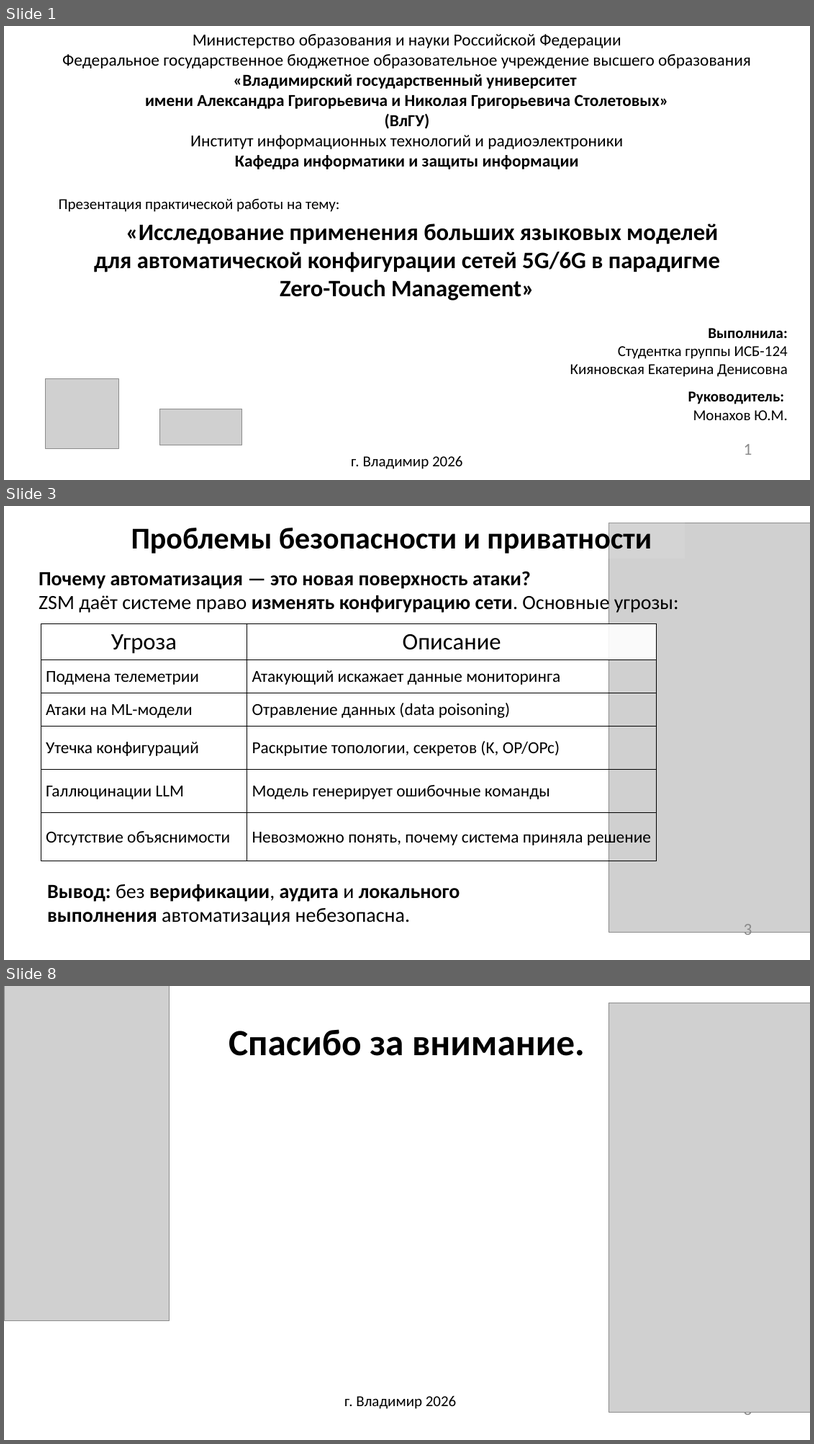
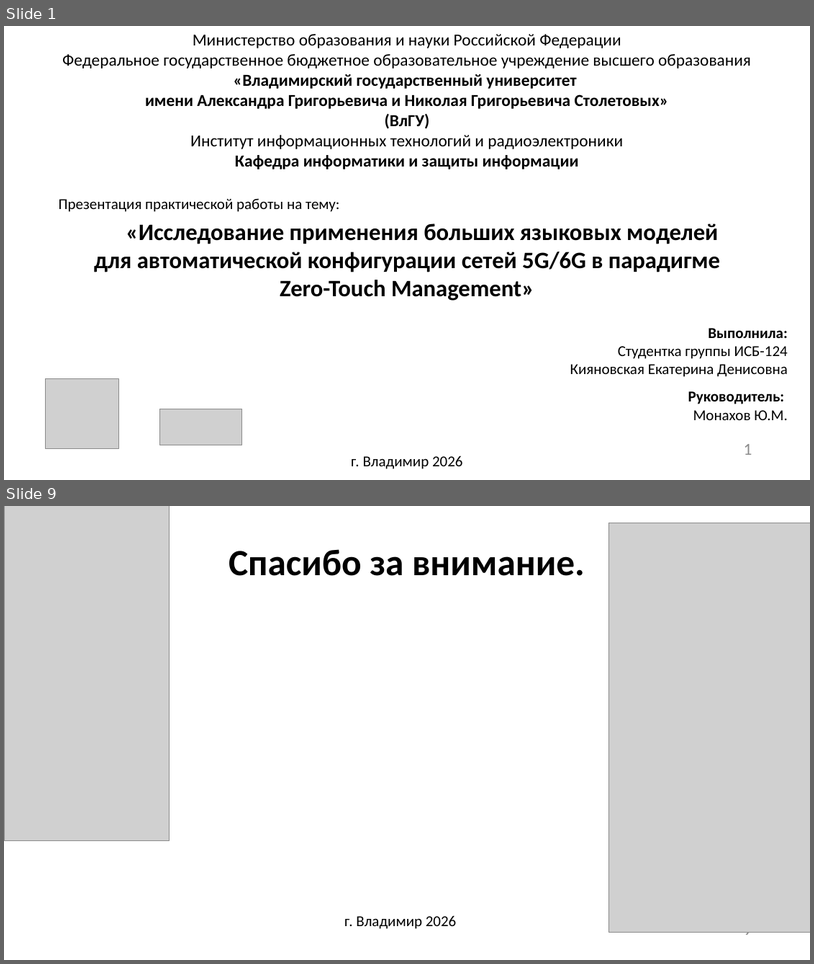
Before and after one commit to Katarsis435/Zero-Touch-Management, a slide deck: презентация.pptx. Shown one above the other, each under a label of ours: slides 1, 3 and 8 before the commit, slides 1 and 9 after it; the slides between them are not shown. The pictures are 814x1444 and 814x964 pixels, drawn with LibreOffice and Linux fonts; fonts in the diff are those of the drawing; grey boxes stand for pictures; background and template pictures are left out. Boxes give left, top, right and bottom in pixels: in the first picture for what was removed or moved away, otherwise in the second. Text is boxed around its words. In the diff, an @@ line names an element or a change of style, - is before the commit and + after.

```diff
--- a/презентация.pptx
+++ b/презентация.pptx
@@ slide 3 removed at box(4, 506, 810, 960), background picture (left out) @@
@@ text removed at box(131, 524, 652, 556) @@
-Проблемы безопасности и приватности
@@ picture removed at box(609, 523, 810, 932) @@
@@ text removed at box(39, 571, 679, 614) @@
-Почему автоматизация — это новая поверхность атаки?
-ZSM даёт системе право изменять конфигурацию сети. Основные угрозы:
@@ table removed at box(41, 623, 657, 861), 6 rows, 2 columns @@
-Угроза | Описание
-Подмена телеметрии | Атакующий искажает данные мониторинга
-Атаки на ML-модели | Отравление данных (data poisoning)
-Утечка конфигураций | Раскрытие топологии, секретов (K, OP/OPc)
-Галлюцинации LLM | Модель генерирует ошибочные команды
-Отсутствие объяснимости | Невозможно понять, почему система приняла решение
@@ text removed at box(47, 884, 460, 925) @@
-Вывод: без верификации, аудита и локального выполнения автоматизация небезопасна.
@@ page number removed at box(744, 924, 753, 939) @@
-3
@@ what was slide 8 is now slide 9 @@
@@ page number at box(744, 932, 753, 939): text changed @@
-8
+9
```
Also in this commit, not shown: 7 slides added, 5 other slides removed.
